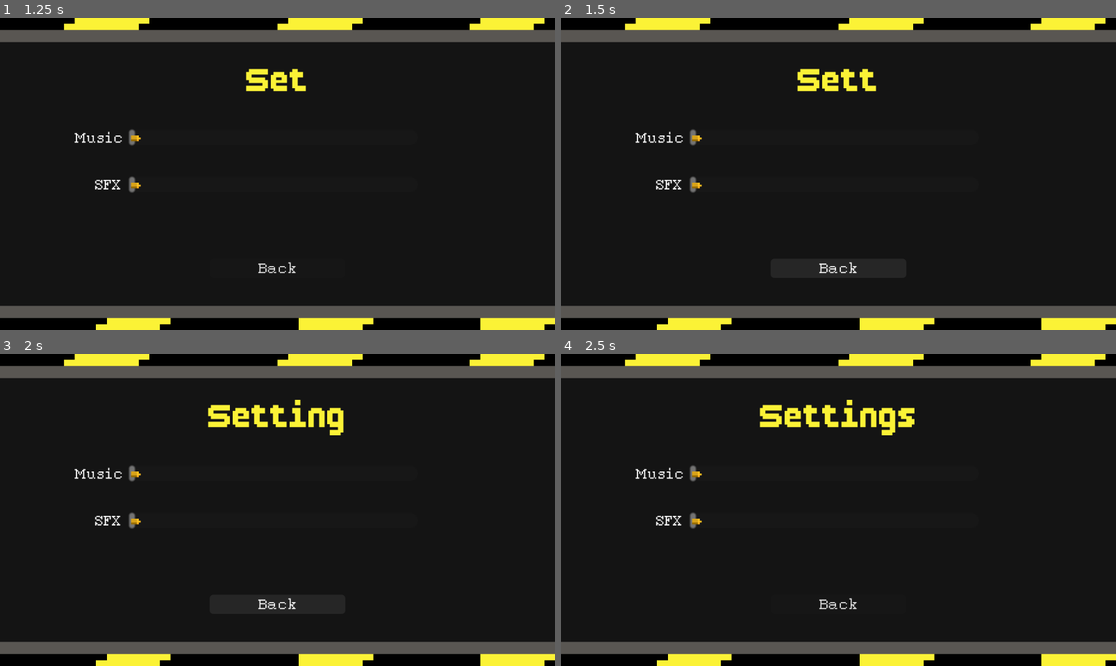
Above: before the commit, frames 1-4 (two rows, left to right).
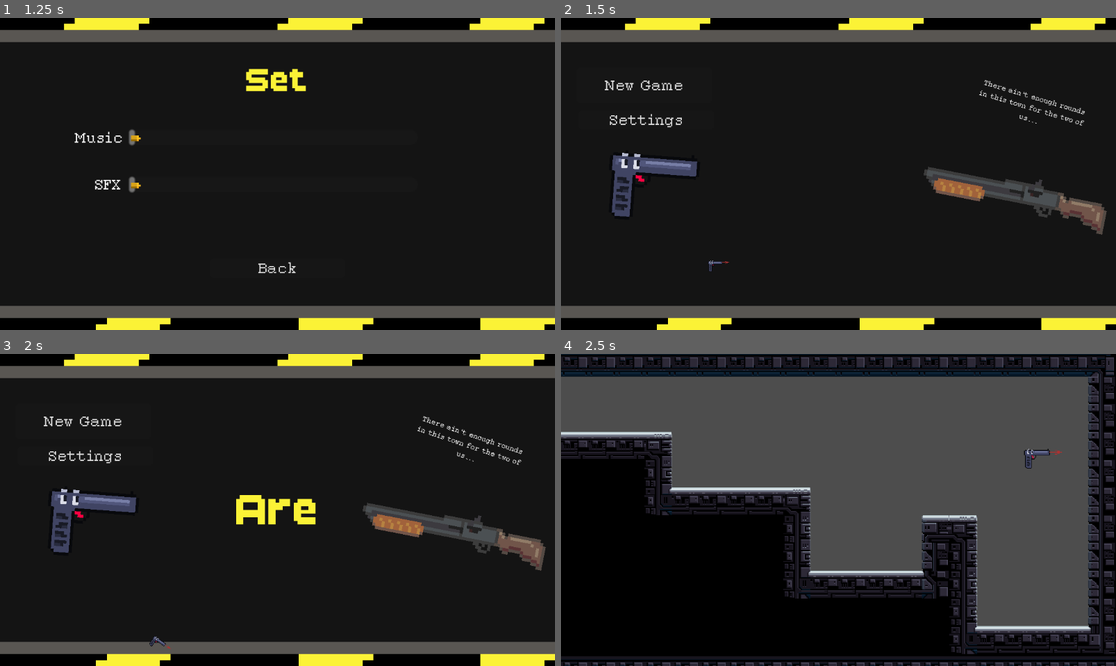
Above: after the commit, the same moments.

Repository: Standby123/Area-Fifty-Gun
Game: Godot game, scene res://Assets/Scenes/UI Elements/Main Menu.tscn
The game is run twice, just before and just after one commit, with the same random seed, the same clock (stepped at 60 frames per second) and the same inputs.
Inputs (mouse positions are in pixels of both pictures, inside the frame that each line leads up to):
- Up to frame 1 (1.25 s): click "Settings" at 0.5 s
- Up to frame 2 (1.5 s): click "Back" at 1.25 s
- Up to frame 3 (2 s): no input
- Up to frame 4 (2.5 s): click (644, 422) at 2 s, where only the run after the commit has a clickable "New Game"

Frame 1 is identical in both runs. In frame 2, 5.3% of the frame differs, in the area x 7-99%, y 16-82%; in frame 3, 6.6%; in frame 4, 65%, in the area x 0-100%, y 0-100%.

Commit message:
Minor Bug Fix

Diff:
--- a/Assets/Scenes/UI Elements/music_slider.tscn
+++ b/Assets/Scenes/UI Elements/music_slider.tscn
@@ -20,4 +20,5 @@
 theme_override_icons/grabber = ExtResource("1_wkuiu")
 theme_override_icons/grabber_highlight = ExtResource("1_wkuiu")
 theme_override_icons/tick = ExtResource("2_3m3ai")
+value = 50.0
 script = ExtResource("3_3m3ai")
--- a/Assets/Scripts/settings_menu.gd
+++ b/Assets/Scripts/settings_menu.gd
@@ -1,4 +1,4 @@
 extends Control
 
 func _on_back_pressed() -> void:
-	get_tree().change_scene_to_file("res://Assets/Scenes/Main Menu.tscn")
+	get_tree().change_scene_to_file("res://Assets/Scenes/UI Elements/Main Menu.tscn")
